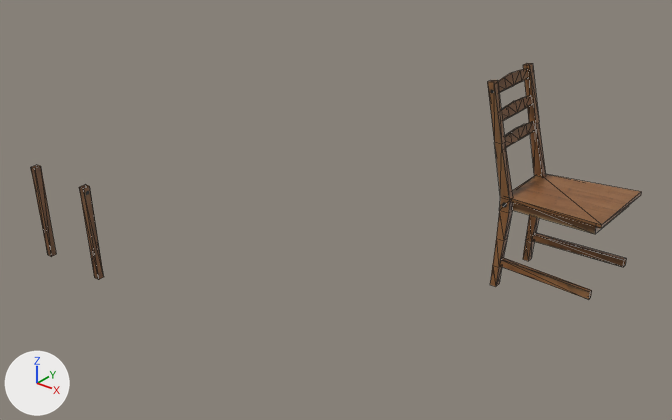
Before and after pictures for a commit that changed the COLLADA model Haunted Castle/Datensatz/woodchair2/woodchair2.dae.
One viewpoint serves both versions: a 50 mm lens placed at (-1.67, -11.05, 13.53), pointed at (-15.45, 6.16, 2.86). Every picture has the same lights, and +X, +Y and +Z are marked at lower left. Mesh edges are drawn as thin lines. Where no turn or scale is listed for an object, it has been applied to the vertices.

The first picture shows 'leglow1_group_leglow1_pasted__polySurface74_leglow1_polySurf', 'polySurface105'.
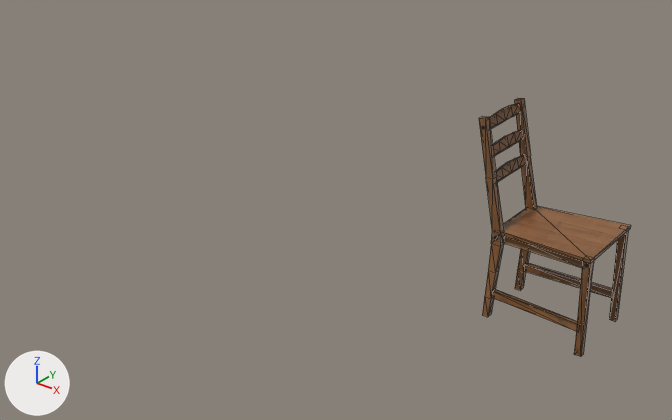
Where the newer file only moved an object's origin or applied its transform, the numbers keep the older frame.

What the commit changed:
me_polysurface105 has 148 vertices, 230 faces and spans x -2.96..-0.59, y -3.07..0.33, z 0.93..6.48.
me_polysurface105 is used by ob_polysurface105; location (-12.1, 11.06, 0.0); rotation (0.0, 0.0, 1.571), in degrees (0, 0, 90).
me_polysurface105 part 1: the whole mesh is turned 90 degrees about the z axis through its middle, then moved by (-9.04, 10.54, -0.93).
me_leglow1_group_leglow1_pasted__polysurface74_leglow1_polysurf has 16 vertices, 16 faces and spans x 0.67..2.94, y 2.86..3.14, z 0.92..3.65.
me_leglow1_group_leglow1_pasted__polysurface74_leglow1_polysurf is used by ob_leglow1_group_leglow1_pasted__polysurface74_leglow1_polysurf; location (-23.16, -1.03, 0.0).
me_leglow1_group_leglow1_pasted__polysurface74_leglow1_polysurf part 2: the whole mesh is turned -90 degrees about the z axis through its middle, then moved by (12.17, 7.16, -0.93).
Object 'polySurface105' (ob_polysurface105) turns from (0, 0, 90) to (0, 0, 0) degrees about x, y and z.
Object 'polySurface105' (ob_polysurface105) moves from (-12.1, 11.06, 0.0) to (0.0, 0.0, 0.0).

What differs and where, as boxes (x1, y1, x2, y2) in the pictures (672 x 420 px):
'polySurface105', moved, turned: before (487, 63, 641, 300); after (479, 98, 631, 331)
'leglow1_group_leglow1_pasted__polySurface74_leglow1_polySurf', mesh turned: before (31, 165, 104, 280); after (574, 230, 629, 357)
